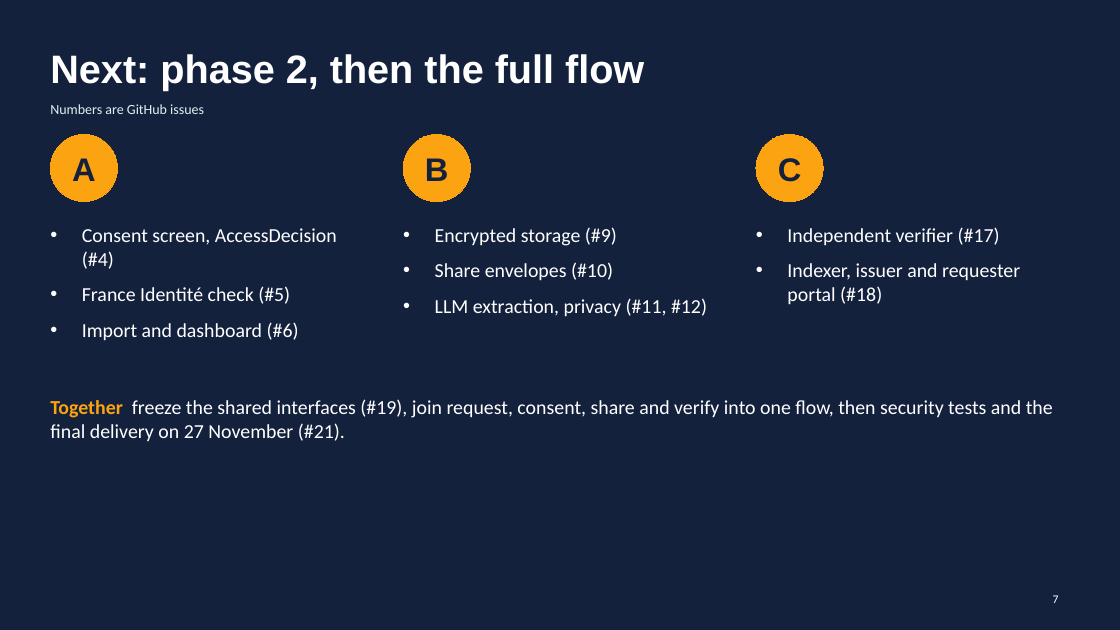
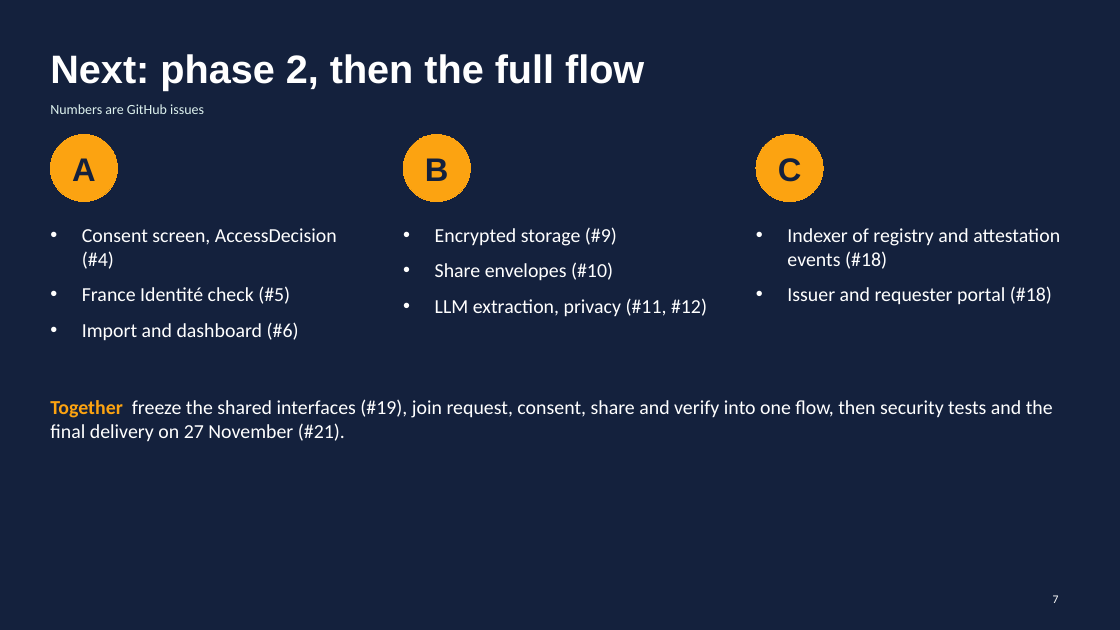
Before and after one commit to CouturierNathan/Glimpse, a slide deck: slide 7 of docs/mid-term-demo.pptx. Drawn at 1120x630 pixels with LibreOffice and Linux fonts; fonts in the diff are those of the drawing. Boxes give left, top, right and bottom in pixels: in the first picture for what was removed or moved away, otherwise in the second. Text is boxed around its words. In the diff, an @@ line names an element or a change of style, - is before the commit and + after.

Commit message:
Show the verifier as real in the defense slides (#17)
The demo's requester now runs @glimpse/verifier, so the slides stop
listing the checks as script-only and the verifier as planned.

```diff
--- a/docs/mid-term-demo.pptx
+++ b/docs/mid-term-demo.pptx
@@ text at (787,228,1060,305): text changed @@
-• Independent verifier (#17)
-• Indexer, issuer and requester portal (#18)
+• Indexer of registry and attestation events (#18)
+• Issuer and requester portal (#18)
```
Also in this commit, not shown: 3 other slides changed.
